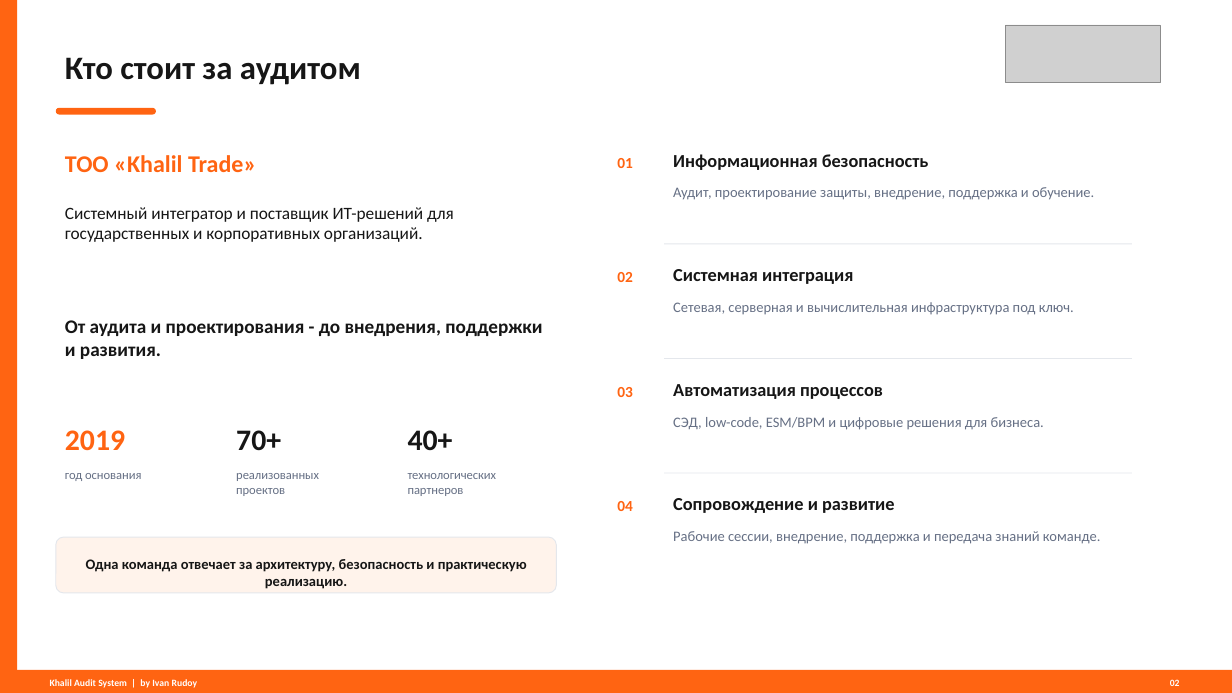
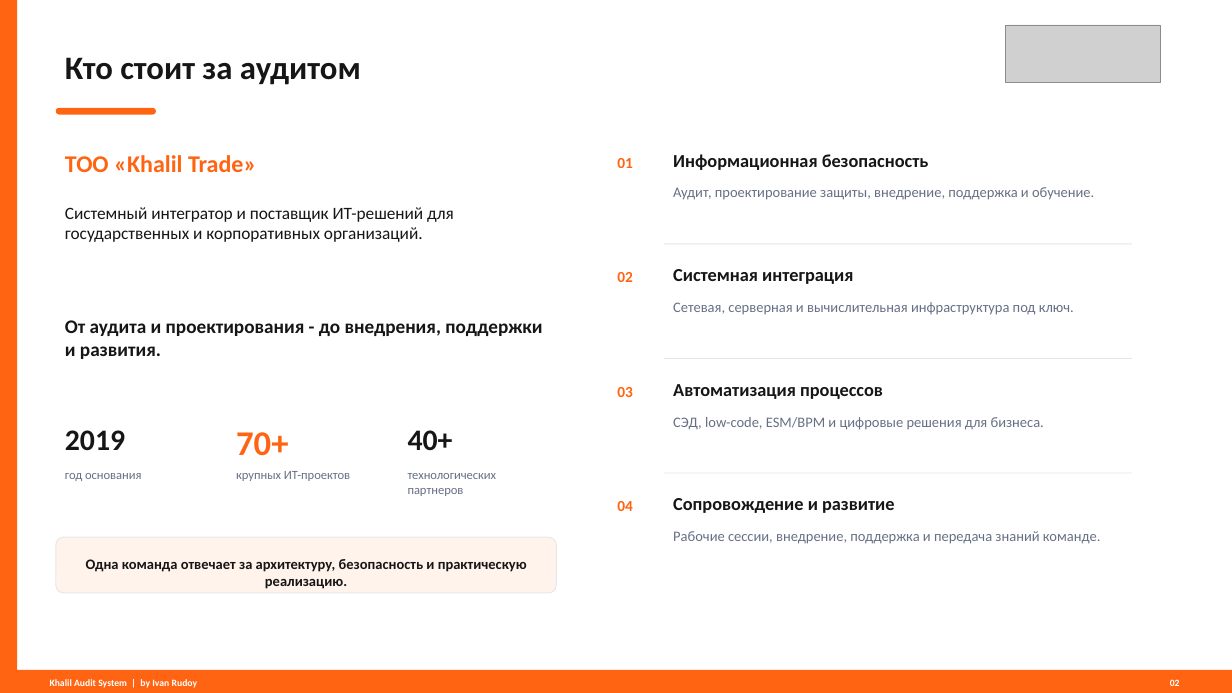
Before and after one commit to irudoy1982/Test, a slide deck: slide 2 of static/audit_presentation_khalil.pptx. Drawn at 1232x693 pixels with LibreOffice and Linux fonts; fonts in the diff are those of the drawing; grey boxes stand for pictures. Boxes give left, top, right and bottom in pixels: in the first picture for what was removed or moved away, otherwise in the second. Text is boxed around its words. In the diff, an @@ line names an element or a change of style, - is before the commit and + after.

```diff
--- a/static/audit_presentation_khalil.pptx
+++ b/static/audit_presentation_khalil.pptx
@@ text "2019" at <box>65,430,125,451</box>: text colour #FF6412 to #161616 @@
@@ text "70+" at <box>236,432,288,456</box>: size 23.2 to 27 pt, text colour #161616 to #FF6412 @@
@@ text at <box>236,471,350,481</box>: text changed @@
-реализованных проектов
+крупных ИТ-проектов
```
Also in this commit, not shown: 7 other files.
